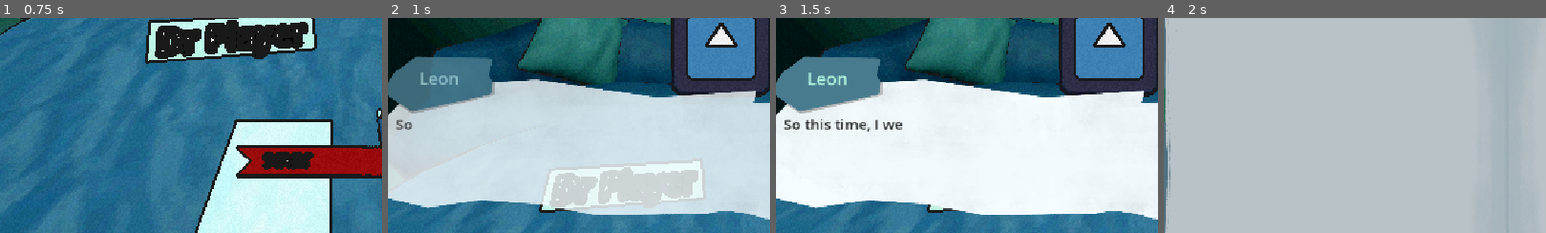
Above: before the commit, frames 1-4 (left to right).
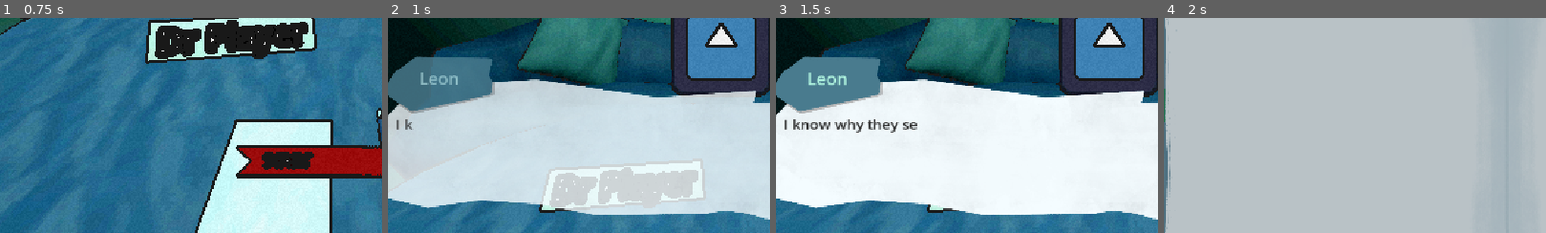
Above: after the commit, the same moments.

Repository: Blulow/octavuss_office
Game: Godot game, scene res://scenes/main_menu.tscn
Same seed, same stepped clock (60 frames per second), same inputs: the game is played once before the commit and once after it. The engine's default icon, where the game draws it, is replaced by a stand-in: a white triangle on a blue panel in a dark square.
Inputs (mouse positions are % of the whole screen's width and height, from its top left):
- Up to frame 1 (0.75 s): tap Enter (ui_accept) at 0.5 s; drag from (55, 48) to (60, 28) at 0.52 s
- Up to frame 2 (1 s): no input
- Up to frame 3 (1.5 s): click (94, 9) at 1.25 s
- Up to frame 4 (2 s): no input
The pictures show only the part of the screen within x 6-56%, y 49-99%; the shares and areas given below are measured in that part.

Frame 1 is identical in both runs. In frame 2, 0.1% of the frame differs, in the area x 2-7%, y 47-52%; in frame 3, 1.1%, in the area x 2-37%, y 47-54%; in frame 4, nothing differs.

Commit message:
fix: stat ui change

Diff:
--- a/scenes/game.tscn
+++ b/scenes/game.tscn
@@ -6,6 +6,8 @@
 [ext_resource type="Script" uid="uid://dl58dnjwb7fam" path="res://scripts/session_manager.gd" id="4_p57ef"]
 [ext_resource type="JSON" path="res://assets/dialog/session3.json" id="5_dinhu"]
 [ext_resource type="PackedScene" uid="uid://bq03og81goeda" path="res://scenes/dialogue_scene_facts.tscn" id="5_p57ef"]
+[ext_resource type="JSON" path="res://assets/dialog/session1.json" id="5_u5sy4"]
+[ext_resource type="JSON" path="res://assets/dialog/session2.json" id="6_u5sy4"]
 [ext_resource type="Shader" uid="uid://fsoauxr4xq5r" path="res://assets/shader/screen_blur.gdshader" id="8_0tnpc"]
 [ext_resource type="PackedScene" uid="uid://c7iy0pgt87h3g" path="res://scenes/note_book.tscn" id="9_vtaks"]
 [ext_resource type="Script" uid="uid://bh1kups7o0m31" path="res://scripts/notebook_button.gd" id="11_dinhu"]
@@ -59,7 +61,7 @@
 grow_vertical = 2
 script = ExtResource("4_p57ef")
 dialogue_scene = NodePath("../DialogueSceneFacts")
-sessions_files = Array[JSON]([ExtResource("5_dinhu")])
+sessions_files = Array[JSON]([ExtResource("5_u5sy4"), ExtResource("6_u5sy4"), ExtResource("5_dinhu")])
 choice_ui_manager = NodePath("../ChoiceUIManager")
 
 [node name="DialogueSceneFacts" parent="." unique_id=1331931773 instance=ExtResource("5_p57ef")]
--- a/scripts/Player/playerData.gd
+++ b/scripts/Player/playerData.gd
@@ -77,6 +77,7 @@
 
 func apply_stat(id: String, value: float) -> void:
 	stats[id].value += value * stats[id].multiplier
+	stat_applied.emit()
 
 func update_character_expression() -> void:
 	if stats.calm.value < 2:
